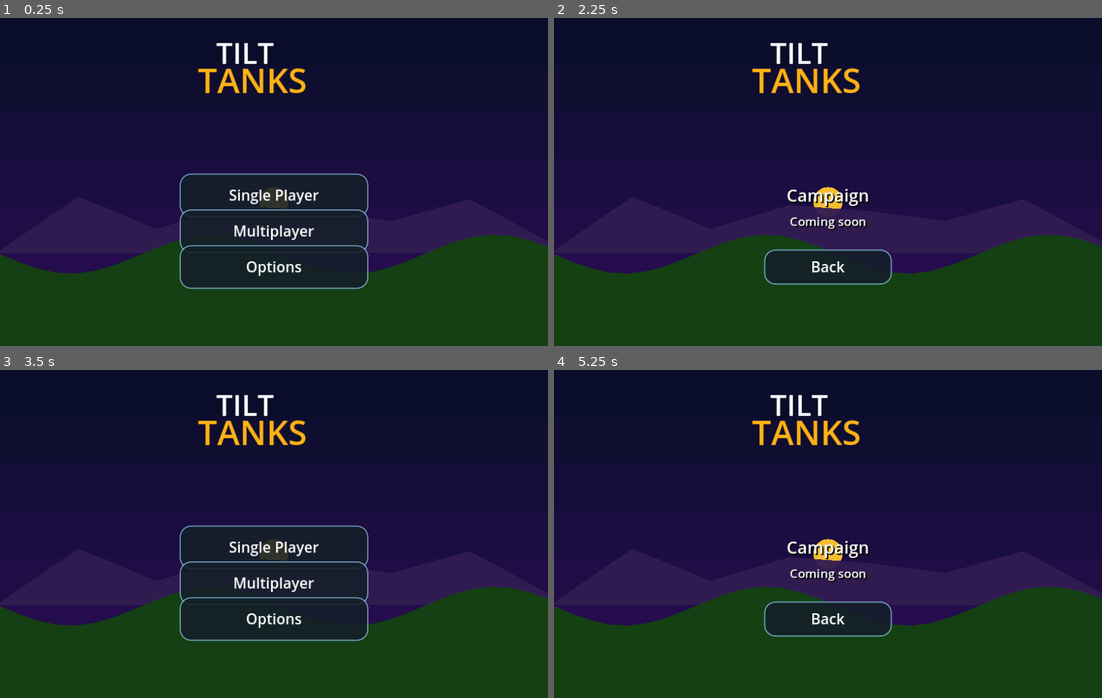
Above: before the commit, frames 1-4 (two rows, left to right).
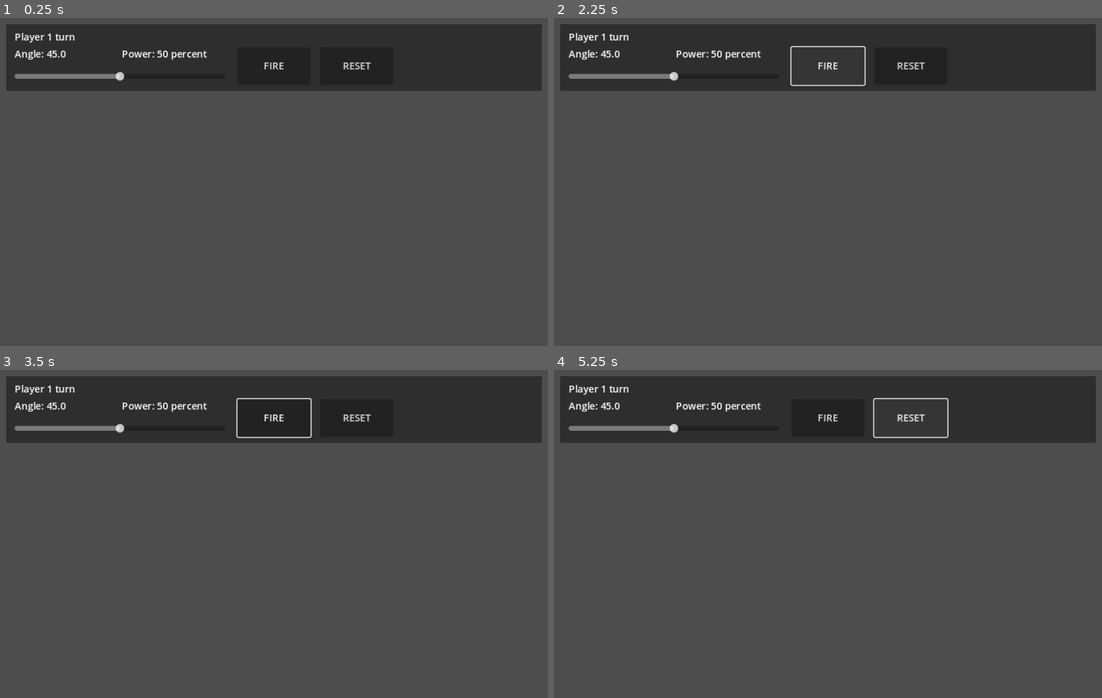
Above: after the commit, the same moments.

Repository: nwrowe/tilt-tanks
Game: Godot game, scene res://scenes/Main.tscn
Two runs of this game, one before a commit and one after it. Both use one fixed random seed, a clock stepped at 60 frames per second and the inputs below.
Inputs (mouse positions are in pixels of both pictures, inside the frame that each line leads up to):
- Up to frame 1 (0.25 s): no input
- Up to frame 2 (2.25 s): click (828, 195) at 0.5 s, where only the run before the commit has a clickable "Single Player"; click (828, 244) at 1.25 s, where only the run before the commit has a clickable "Campaign"; click (828, 67) at 2 s, where only the run after the commit has a clickable "FIRE"
- Up to frame 3 (3.5 s): click (274, 619) at 2.75 s, where only the run before the commit has a clickable "Back"
- Up to frame 4 (5.25 s): click (828, 547) at 3.5 s, where only the run before the commit has a clickable "Single Player"; click (828, 596) at 4.25 s, where only the run before the commit has a clickable "Campaign"; click (910, 419) at 5 s, where only the run after the commit has a clickable "RESET"

The runs differ from the first frame. In frame 1, 97% of the frame differs, in the area x 0-100%, y 0-100%; in frame 2, 98%; in frame 3, 97%; in frame 4, 99%.
Error after the commit: Parse Error: Could not resolve class "res://scripts/MainHybridModes15.gd". (res://scripts/core/MainGame.gd:1)

Commit message:
Inline MainHybridModes11 and 10 into 12

Diff:
--- a/scripts/MainHybridModes12.gd
+++ b/scripts/MainHybridModes12.gd
@@ -1,4 +1,8 @@
-extends "res://scripts/MainHybridModes11.gd"
+extends "res://scripts/MainHybridModes9.gd"
+
+# Consolidated compatibility layer while flattening the legacy chain.
+# MainHybridModes11.gd and MainHybridModes10.gd have been folded into this file
+# so the active chain now skips them.
 
 const SNOW_LINE_Y: float = 315.0
 const SNOW_UPHILL_BLOCK_SLOPE: float = 0.58
@@ -6,6 +10,19 @@
 const SNOW_SLIDE_SPEED: float = 70.0
 const SNOW_DRIVE_MULT: float = 0.72
 const SNOW_EDGE_WIDTH: float = 7.0
+
+const VAR_TERRAIN_MIN_Y: float = 245.0
+const VAR_TERRAIN_MAX_Y: float = 560.0
+const VAR_START_MIN_Y: float = 390.0
+const VAR_START_MAX_Y: float = 500.0
+const VAR_CONTROL_SPACING_MIN: float = 58.0
+const VAR_CONTROL_SPACING_MAX: float = 108.0
+const VAR_SLOPE_KICK: float = 150.0
+const VAR_DETAIL_WAVE_AMOUNT: float = 17.0
+
+const WATER_CONNECTED_MARGIN: float = 2.0
+const WATER_DRIVE_SPEED_MULT: float = 0.42
+const WATER_FLOAT_TANK_SUBMERGENCE: float = 0.50
 
 func _ready() -> void:
 	super._ready()
@@ -119,7 +136,6 @@
 
 	var slope: float = _terrain_slope_at_x(x)
 	var blocked: bool = false
-	# Positive slope means downhill to the right; negative means downhill to the left.
 	var downhill_direction: float = signf(slope)
 	var moving_uphill: bool = input_direction != 0.0 and signf(input_direction) == -downhill_direction and absf(slope) > SNOW_UPHILL_BLOCK_SLOPE
 	if moving_uphill:
